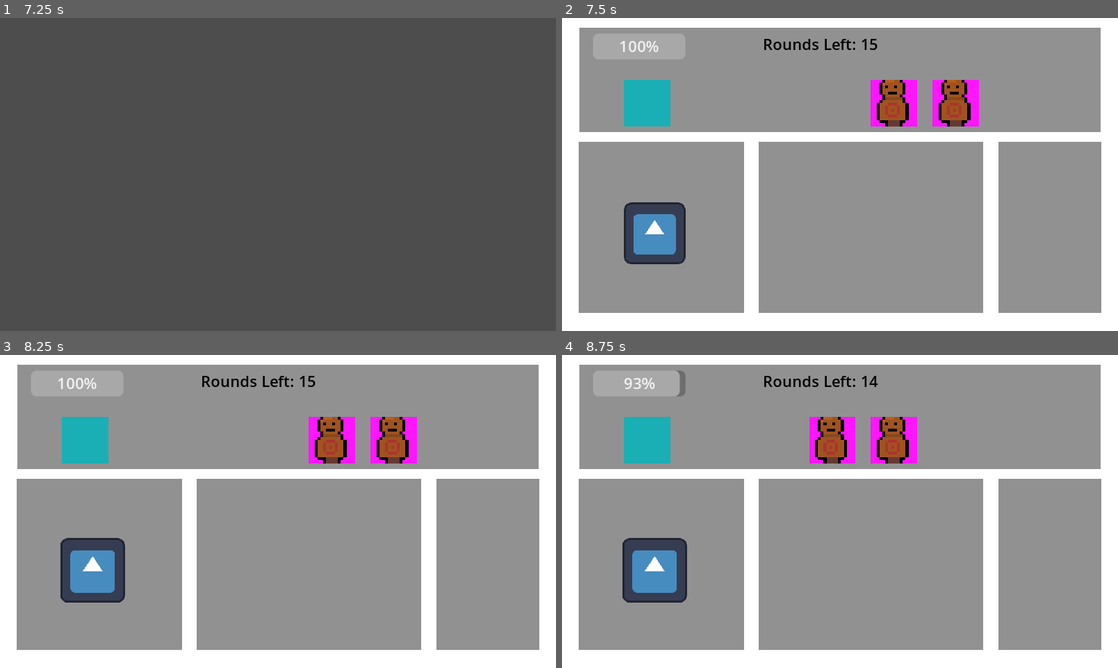
Above: before the commit, frames 1-4 (two rows, left to right).
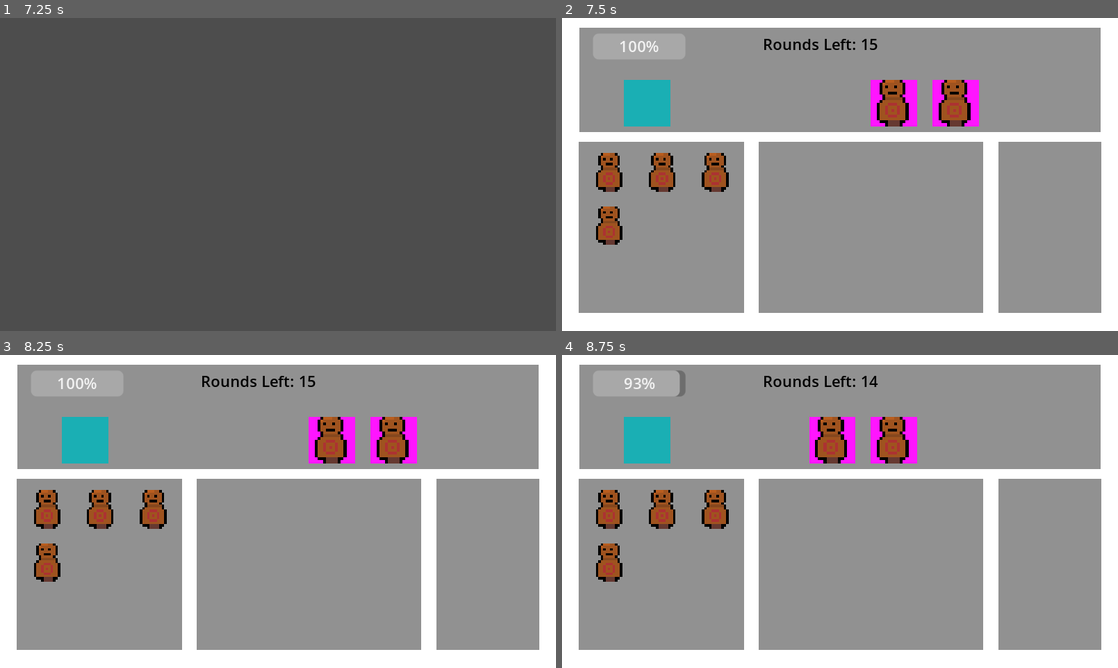
Above: after the commit, the same moments.

Repository: CoderXam/UntitledGameJame104
Game: Godot game, scene res://Scenes/shop/shop_scene.tscn
Two runs of this game, one before a commit and one after it. Both use one fixed random seed, a clock stepped at 60 frames per second and the inputs below. The engine's default icon, where the game draws it, is replaced by a stand-in: a white triangle on a blue panel in a dark square.
Inputs (mouse positions are in pixels of both pictures, inside the frame that each line leads up to):
- Up to frame 1 (7.25 s): click "Buy (5 moneys)" at 0.5 s; click "Buy (5 moneys)" at 1.25 s; click "Buy (5 moneys)" at 2 s; tap Enter (ui_accept) at 2.75, 3.02, 3.5, 3.77, 4.25, 5, 5.27, 5.75, 6.02, 6.5, 6.77 s; move the mouse to (400, 158) at 2.77 s; hold E (use) 2.78-3.53 s; move the mouse to (166, 190) at 3.52 s; click (166, 190) at 3.6 s; tap E (use) at 3.8, 4.55, 5.1, 6.8 s; move the mouse to (333, 105) at 4.27 s; hold Tab (switch_scene) 4.28-5.03 s; move the mouse to (250, 237) at 5.02 s; move the mouse to (444, 221) at 5.77 s; hold E (use) 5.78-6.53 s; move the mouse to (111, 127) at 6.52 s; click (111, 127) at 6.6 s
- Up to frame 2 (7.5 s): move the mouse to (867, 174) at 7.27 s; hold Tab (switch_scene) from 7.28 s (still down)
- Up to frame 3 (8.25 s): tap E (use) at 7.55, 8.1 s; move the mouse to (94, 570) at 8.02 s; release Tab (switch_scene) at 8.03 s
- Up to frame 4 (8.75 s): tap Enter (ui_accept) at 8.27 s

Frame 1 is identical in both runs. In frame 2, 4.2% of the frame differs, in the area x 6-30%, y 43-79%; in frame 3, 4.4%, in the area x 6-30%, y 43-80%; in frame 4, 4.4%.

Commit message:
inventory slots transfers from shop

Diff:
--- a/Scenes/Combat Stuff/CombatScene.tscn
+++ b/Scenes/Combat Stuff/CombatScene.tscn
@@ -4,8 +4,8 @@
 [ext_resource type="Script" path="res://Scenes/Combat Stuff/drop_area.gd" id="2_32mxo"]
 [ext_resource type="PackedScene" uid="uid://cw3a6j7d7ocns" path="res://Scenes/Combat Stuff/enemy_template.tscn" id="3_8yaja"]
 [ext_resource type="PackedScene" uid="uid://cwrcpvq6ulkk2" path="res://Scenes/Combat Stuff/player_combat.tscn" id="4_crla7"]
+[ext_resource type="Texture2D" uid="uid://dc1qc31iporqm" path="res://Sprites/testdummy.png" id="5_odc6b"]
 [ext_resource type="Script" path="res://Scenes/Combat Stuff/rune.gd" id="5_ulx58"]
-[ext_resource type="Texture2D" uid="uid://tphf4jnwuugb" path="res://icon.svg" id="6_nlevl"]
 
 [sub_resource type="QuadMesh" id="QuadMesh_2kj1x"]
 
@@ -89,19 +89,142 @@
 offset_right = 128.0
 offset_bottom = 43.0
 
-[node name="Rune" type="Node2D" parent="."]
-position = Vector2(96, 223)
-script = ExtResource("5_ulx58")
-
-[node name="Sprite2D" type="Sprite2D" parent="Rune"]
-scale = Vector2(0.5, 0.5)
-texture = ExtResource("6_nlevl")
-
-[node name="Area2D" type="Area2D" parent="Rune"]
-
-[node name="CollisionShape2D" type="CollisionShape2D" parent="Rune/Area2D"]
-scale = Vector2(0.5, 0.5)
-shape = SubResource("RectangleShape2D_c7ptq")
+[node name="Runes" type="Node" parent="."]
+
+[node name="Rune" type="Node2D" parent="Runes"]
+position = Vector2(50, 160)
+script = ExtResource("5_ulx58")
+
+[node name="Area2D" type="Area2D" parent="Runes/Rune"]
+scale = Vector2(0.75, 0.75)
+
+[node name="CollisionShape2D" type="CollisionShape2D" parent="Runes/Rune/Area2D"]
+scale = Vector2(0.5, 0.5)
+shape = SubResource("RectangleShape2D_c7ptq")
+
+[node name="Sprite2D" type="Sprite2D" parent="Runes/Rune"]
+scale = Vector2(2.5, 2.5)
+texture = ExtResource("5_odc6b")
+
+[node name="Rune2" type="Node2D" parent="Runes"]
+position = Vector2(105, 160)
+script = ExtResource("5_ulx58")
+
+[node name="Area2D" type="Area2D" parent="Runes/Rune2"]
+scale = Vector2(0.75, 0.75)
+
+[node name="CollisionShape2D" type="CollisionShape2D" parent="Runes/Rune2/Area2D"]
+scale = Vector2(0.5, 0.5)
+shape = SubResource("RectangleShape2D_c7ptq")
+
+[node name="Sprite2D" type="Sprite2D" parent="Runes/Rune2"]
+scale = Vector2(2.5, 2.5)
+texture = ExtResource("5_odc6b")
+
+[node name="Rune3" type="Node2D" parent="Runes"]
+position = Vector2(160, 160)
+script = ExtResource("5_ulx58")
+
+[node name="Area2D" type="Area2D" parent="Runes/Rune3"]
+scale = Vector2(0.75, 0.75)
+
+[node name="CollisionShape2D" type="CollisionShape2D" parent="Runes/Rune3/Area2D"]
+scale = Vector2(0.5, 0.5)
+shape = SubResource("RectangleShape2D_c7ptq")
+
+[node name="Sprite2D" type="Sprite2D" parent="Runes/Rune3"]
+scale = Vector2(2.5, 2.5)
+texture = ExtResource("5_odc6b")
+
+[node name="Rune4" type="Node2D" parent="Runes"]
+position = Vector2(50, 215)
+script = ExtResource("5_ulx58")
+
+[node name="Area2D" type="Area2D" parent="Runes/Rune4"]
+scale = Vector2(0.75, 0.75)
+
+[node name="CollisionShape2D" type="CollisionShape2D" parent="Runes/Rune4/Area2D"]
+scale = Vector2(0.5, 0.5)
+shape = SubResource("RectangleShape2D_c7ptq")
+
+[node name="Sprite2D" type="Sprite2D" parent="Runes/Rune4"]
+scale = Vector2(2.5, 2.5)
+texture = ExtResource("5_odc6b")
+
+[node name="Rune5" type="Node2D" parent="Runes"]
+position = Vector2(105, 215)
+script = ExtResource("5_ulx58")
+
+[node name="Area2D" type="Area2D" parent="Runes/Rune5"]
+scale = Vector2(0.75, 0.75)
+
+[node name="CollisionShape2D" type="CollisionShape2D" parent="Runes/Rune5/Area2D"]
+scale = Vector2(0.5, 0.5)
+shape = SubResource("RectangleShape2D_c7ptq")
+
+[node name="Sprite2D" type="Sprite2D" parent="Runes/Rune5"]
+scale = Vector2(2.5, 2.5)
+texture = ExtResource("5_odc6b")
+
+[node name="Rune6" type="Node2D" parent="Runes"]
+position = Vector2(160, 215)
+script = ExtResource("5_ulx58")
+
+[node name="Area2D" type="Area2D" parent="Runes/Rune6"]
+scale = Vector2(0.75, 0.75)
+
+[node name="CollisionShape2D" type="CollisionShape2D" parent="Runes/Rune6/Area2D"]
+scale = Vector2(0.5, 0.5)
+shape = SubResource("RectangleShape2D_c7ptq")
+
+[node name="Sprite2D" type="Sprite2D" parent="Runes/Rune6"]
+scale = Vector2(2.5, 2.5)
+texture = ExtResource("5_odc6b")
+
+[node name="Rune7" type="Node2D" parent="Runes"]
+position = Vector2(50, 270)
+script = ExtResource("5_ulx58")
+
+[node name="Area2D" type="Area2D" parent="Runes/Rune7"]
+scale = Vector2(0.75, 0.75)
+
+[node name="CollisionShape2D" type="CollisionShape2D" parent="Runes/Rune7/Area2D"]
+scale = Vector2(0.5, 0.5)
+shape = SubResource("RectangleShape2D_c7ptq")
+
+[node name="Sprite2D" type="Sprite2D" parent="Runes/Rune7"]
+scale = Vector2(2.5, 2.5)
+texture = ExtResource("5_odc6b")
+
+[node name="Rune8" type="Node2D" parent="Runes"]
+position = Vector2(105, 270)
+script = ExtResource("5_ulx58")
+
+[node name="Area2D" type="Area2D" parent="Runes/Rune8"]
+scale = Vector2(0.75, 0.75)
+
+[node name="CollisionShape2D" type="CollisionShape2D" parent="Runes/Rune8/Area2D"]
+scale = Vector2(0.5, 0.5)
+shape = SubResource("RectangleShape2D_c7ptq")
+
+[node name="Sprite2D" type="Sprite2D" parent="Runes/Rune8"]
+scale = Vector2(2.5, 2.5)
+texture = ExtResource("5_odc6b")
+
+[node name="Rune9" type="Node2D" parent="Runes"]
+position = Vector2(160, 270)
+script = ExtResource("5_ulx58")
+
+[node name="Area2D" type="Area2D" parent="Runes/Rune9"]
+scale = Vector2(0.75, 0.75)
+
+[node name="CollisionShape2D" type="CollisionShape2D" parent="Runes/Rune9/Area2D"]
+scale = Vector2(0.5, 0.5)
+shape = SubResource("RectangleShape2D_c7ptq")
+
+[node name="Sprite2D" type="Sprite2D" parent="Runes/Rune9"]
+scale = Vector2(2.5, 2.5)
+texture = ExtResource("5_odc6b")
 
 [node name="Drop Area" type="StaticBody2D" parent="." groups=["dropable"]]
 position = Vector2(244, 162)
@@ -139,7 +262,39 @@
 [connection signal="roundStart" from="." to="EnemyTemplate" method="_on_combat_scene_round_start"]
 [connection signal="roundStart" from="." to="EnemyTemplate2" method="_on_combat_scene_round_start"]
 [connection signal="roundStart" from="." to="PlayerCombat" method="_on_combat_scene_round_start"]
-[connection signal="body_entered" from="Rune/Area2D" to="Rune" method="_on_area_2d_body_entered"]
-[connection signal="body_exited" from="Rune/Area2D" to="Rune" method="_on_area_2d_body_exited"]
-[connection signal="mouse_entered" from="Rune/Area2D" to="Rune" method="_on_area_2d_mouse_entered"]
-[connection signal="mouse_exited" from="Rune/Area2D" to="Rune" method="_on_area_2d_mouse_exited"]
+[connection signal="body_entered" from="Runes/Rune/Area2D" to="Runes/Rune" method="_on_area_2d_body_entered"]
+[connection signal="body_exited" from="Runes/Rune/Area2D" to="Runes/Rune" method="_on_area_2d_body_exited"]
+[connection signal="mouse_entered" from="Runes/Rune/Area2D" to="Runes/Rune" method="_on_area_2d_mouse_entered"]
+[connection signal="mouse_exited" from="Runes/Rune/Area2D" to="Runes/Rune" method="_on_area_2d_mouse_exited"]
+[connection signal="body_entered" from="Runes/Rune2/Area2D" to="Runes/Rune2" method="_on_area_2d_body_entered"]
+[connection signal="body_exited" from="Runes/Rune2/Area2D" to="Runes/Rune2" method="_on_area_2d_body_exited"]
+[connection signal="mouse_entered" from="Runes/Rune2/Area2D" to="Runes/Rune2" method="_on_area_2d_mouse_entered"]
+[connection signal="mouse_exited" from="Runes/Rune2/Area2D" to="Runes/Rune2" method="_on_area_2d_mouse_exited"]
+[connection signal="body_entered" from="Runes/Rune3/Area2D" to="Runes/Rune3" method="_on_area_2d_body_entered"]
+[connection signal="body_exited" from="Runes/Rune3/Area2D" to="Runes/Rune3" method="_on_area_2d_body_exited"]
+[connection signal="mouse_entered" from="Runes/Rune3/Area2D" to="Runes/Rune3" method="_on_area_2d_mouse_entered"]
+[connection signal="mouse_exited" from="Runes/Rune3/Area2D" to="Runes/Rune3" method="_on_area_2d_mouse_exited"]
+[connection signal="body_entered" from="Runes/Rune4/Area2D" to="Runes/Rune4" method="_on_area_2d_body_entered"]
+[connection signal="body_exited" from="Runes/Rune4/Area2D" to="Runes/Rune4" method="_on_area_2d_body_exited"]
+[connection signal="mouse_entered" from="Runes/Rune4/Area2D" to="Runes/Rune4" method="_on_area_2d_mouse_entered"]
+[connection signal="mouse_exited" from="Runes/Rune4/Area2D" to="Runes/Rune4" method="_on_area_2d_mouse_exited"]
+[connection signal="body_entered" from="Runes/Rune5/Area2D" to="Runes/Rune5" method="_on_area_2d_body_entered"]
+[connection signal="body_exited" from="Runes/Rune5/Area2D" to="Runes/Rune5" method="_on_area_2d_body_exited"]
+[connection signal="mouse_entered" from="Runes/Rune5/Area2D" to="Runes/Rune5" method="_on_area_2d_mouse_entered"]
+[connection signal="mouse_exited" from="Runes/Rune5/Area2D" to="Runes/Rune5" method="_on_area_2d_mouse_exited"]
+[connection signal="body_entered" from="Runes/Rune6/Area2D" to="Runes/Rune6" method="_on_area_2d_body_entered"]
+[connection signal="body_exited" from="Runes/Rune6/Area2D" to="Runes/Rune6" method="_on_area_2d_body_exited"]
+[connection signal="mouse_entered" from="Runes/Rune6/Area2D" to="Runes/Rune6" method="_on_area_2d_mouse_entered"]
+[connection signal="mouse_exited" from="Runes/Rune6/Area2D" to="Runes/Rune6" method="_on_area_2d_mouse_exited"]
+[connection signal="body_entered" from="Runes/Rune7/Area2D" to="Runes/Rune7" method="_on_area_2d_body_entered"]
+[connection signal="body_exited" from="Runes/Rune7/Area2D" to="Runes/Rune7" method="_on_area_2d_body_exited"]
+[connection signal="mouse_entered" from="Runes/Rune7/Area2D" to="Runes/Rune7" method="_on_area_2d_mouse_entered"]
+[connection signal="mouse_exited" from="Runes/Rune7/Area2D" to="Runes/Rune7" method="_on_area_2d_mouse_exited"]
+[connection signal="body_entered" from="Runes/Rune8/Area2D" to="Runes/Rune8" method="_on_area_2d_body_entered"]
+[connection signal="body_exited" from="Runes/Rune8/Area2D" to="Runes/Rune8" method="_on_area_2d_body_exited"]
+[connection signal="mouse_entered" from="Runes/Rune8/Area2D" to="Runes/Rune8" method="_on_area_2d_mouse_entered"]
+[connection signal="mouse_exited" from="Runes/Rune8/Area2D" to="Runes/Rune8" method="_on_area_2d_mouse_exited"]
+[connection signal="body_entered" from="Runes/Rune9/Area2D" to="Runes/Rune9" method="_on_area_2d_body_entered"]
+[connection signal="body_exited" from="Runes/Rune9/Area2D" to="Runes/Rune9" method="_on_area_2d_body_exited"]
+[connection signal="mouse_entered" from="Runes/Rune9/Area2D" to="Runes/Rune9" method="_on_area_2d_mouse_entered"]
+[connection signal="mouse_exited" from="Runes/Rune9/Area2D" to="Runes/Rune9" method="_on_area_2d_mouse_exited"]
--- a/Scenes/Combat Stuff/combat_scene.gd
+++ b/Scenes/Combat Stuff/combat_scene.gd
@@ -20,6 +20,8 @@
 	#print(PlayerHealth)
 	$roundCounter.text = "Rounds Left: %d" % rounds
 
+	refresh_inventory()
+
 
 # Called every frame. 'delta' is the elapsed time since the previous frame.
 func _process(delta):
@@ -36,6 +38,14 @@
 		_on_round_start()
 
 
+@onready var inv_slots = [$Runes/Rune/Sprite2D, $Runes/Rune2/Sprite2D, $Runes/Rune3/Sprite2D, $Runes/Rune4/Sprite2D, $Runes/Rune5/Sprite2D, $Runes/Rune6/Sprite2D, $Runes/Rune7/Sprite2D, $Runes/Rune8/Sprite2D, $Runes/Rune9/Sprite2D]
+# Displays list of items in inventory (copied forom shop code)
+func refresh_inventory() -> void:
+	for i in inv_slots:
+		i.hide()
+	for i in len(PlayerData1.inventory):
+		inv_slots[i].texture = PlayerData1.inventory[i].image
+		inv_slots[i].show()
 
 """
 MAKE SURE TO MANUALLY CONNECT THE endRound and startRound SIGNAL TO ALL OTHER INSTANCED SCENES
